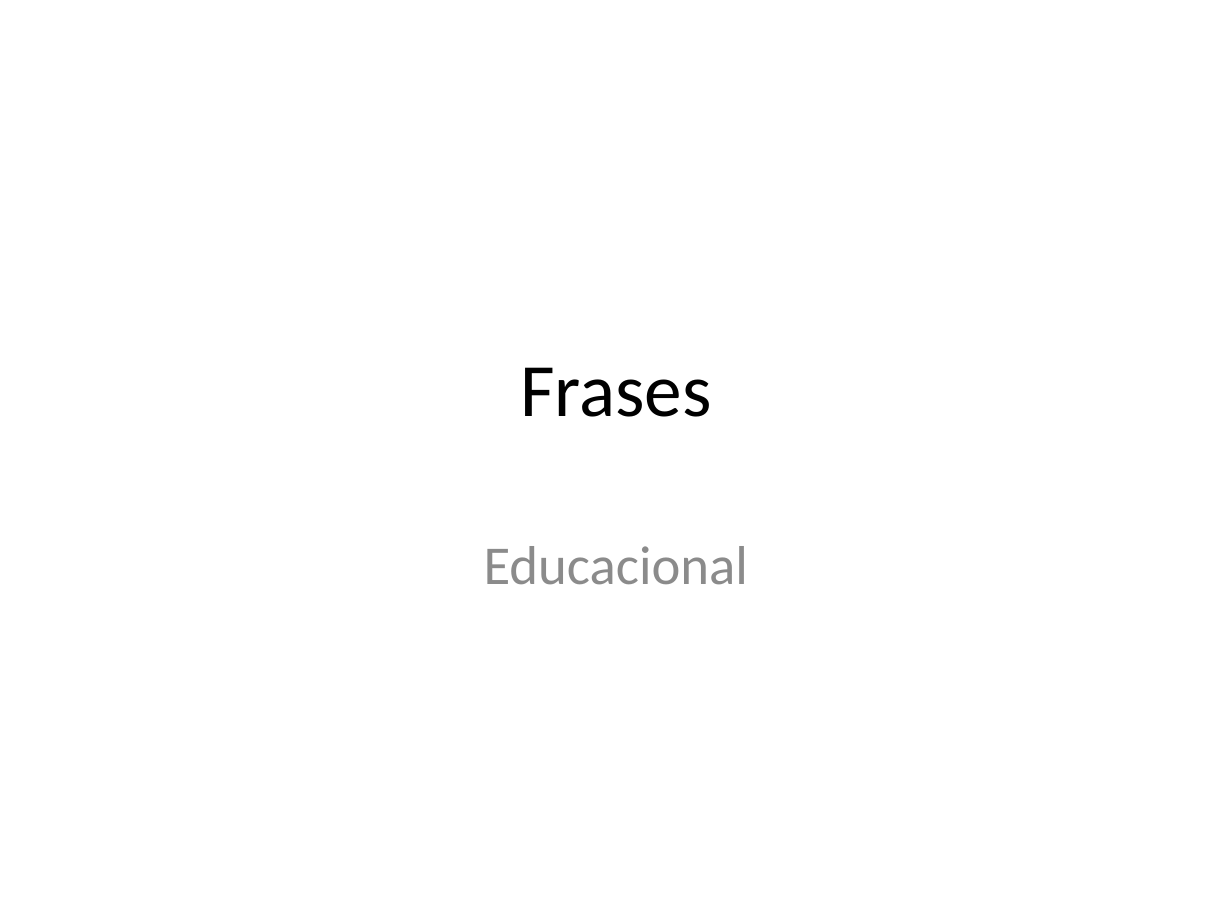
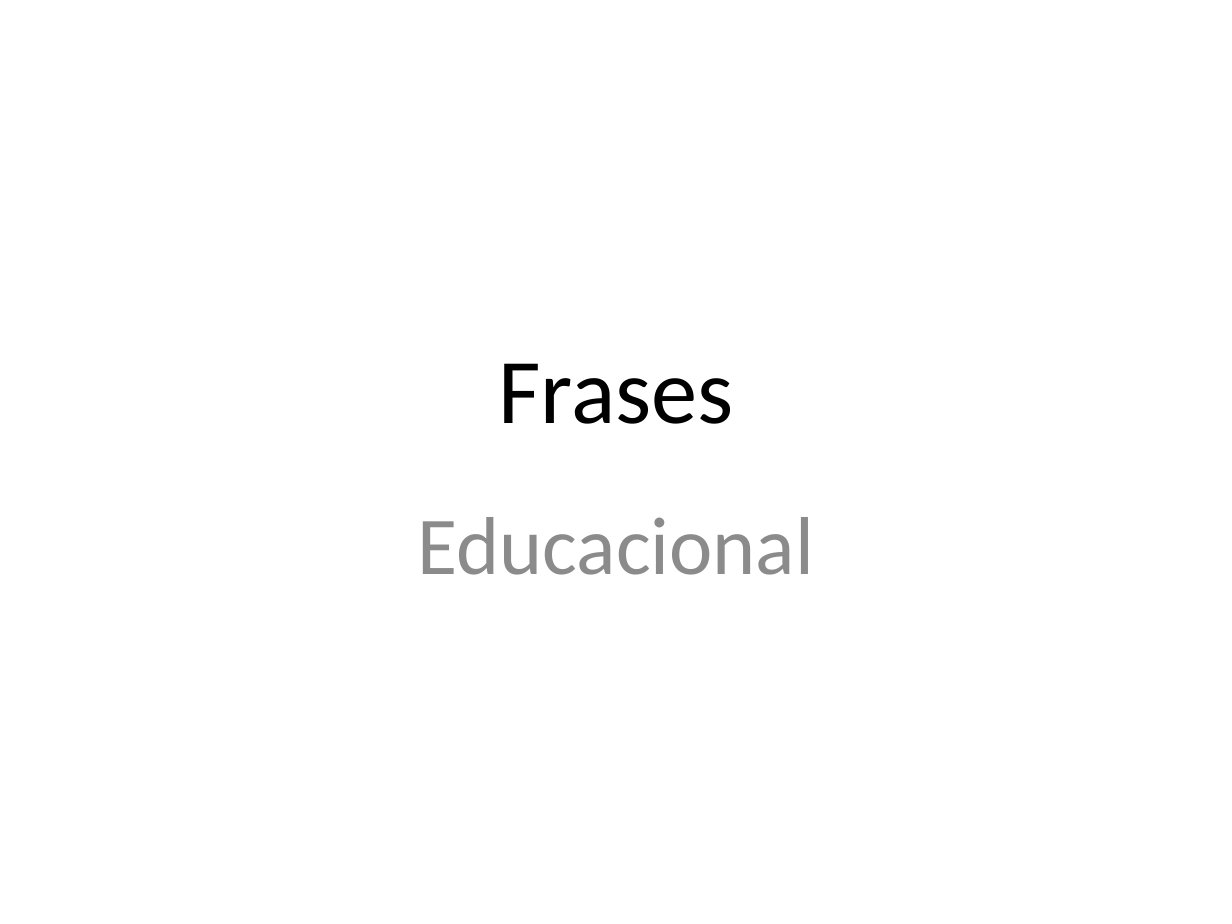
Before and after one commit to mptrv/pagina-pessoal, a slide deck: slide 2 of apresentacoes/frases.pptx (slide 1 before the commit). Drawn at 1232x924 pixels with LibreOffice and Linux fonts; fonts in the diff are those of the drawing. Boxes give left, top, right and bottom in pixels: in the first picture for what was removed or moved away, otherwise in the second. Text is boxed around its words. In the diff, an @@ line names an element or a change of style, - is before the commit and + after.

Commit message:
Mais frases na apresentação.

```diff
--- a/apresentacoes/frases.pptx
+++ b/apresentacoes/frases.pptx
@@ title "Frases" at bbox=[498, 363, 733, 424]: size 44 to 54 pt @@
@@ subtitle "Educacional": place and size @@
-subtitle "Educacional" at bbox=[484, 546, 748, 585]
+subtitle "Educacional" at bbox=[418, 517, 815, 575]
@@ subtitle "Educacional" at bbox=[418, 517, 815, 575]: size 32 to 48 pt; more space between paragraphs @@
```
Also in this commit, not shown: 1 other slide changed, 6 slides added.
